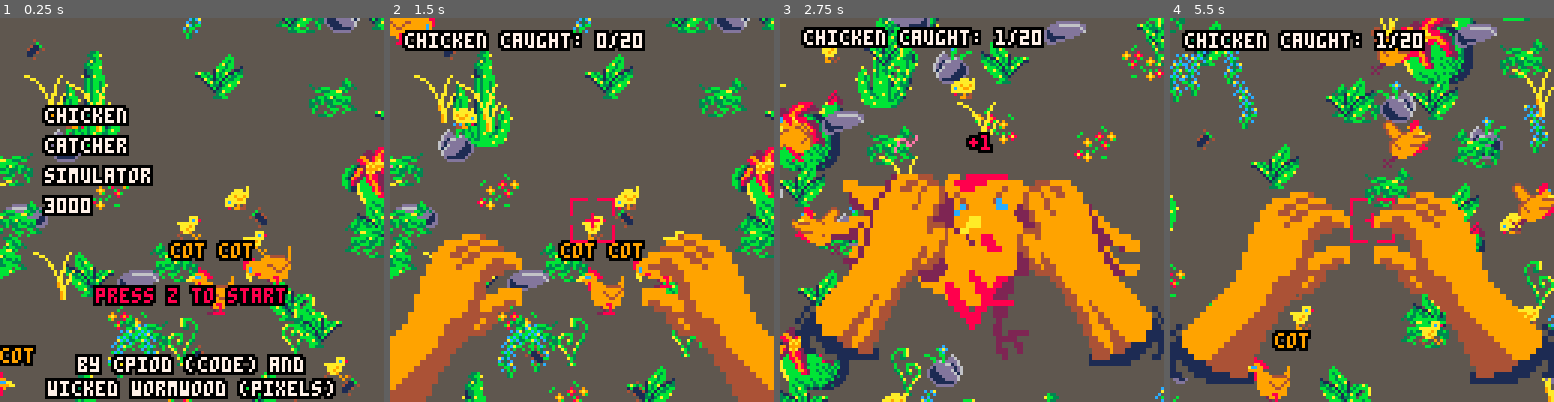
Above: before the commit, frames 1-4 (left to right).
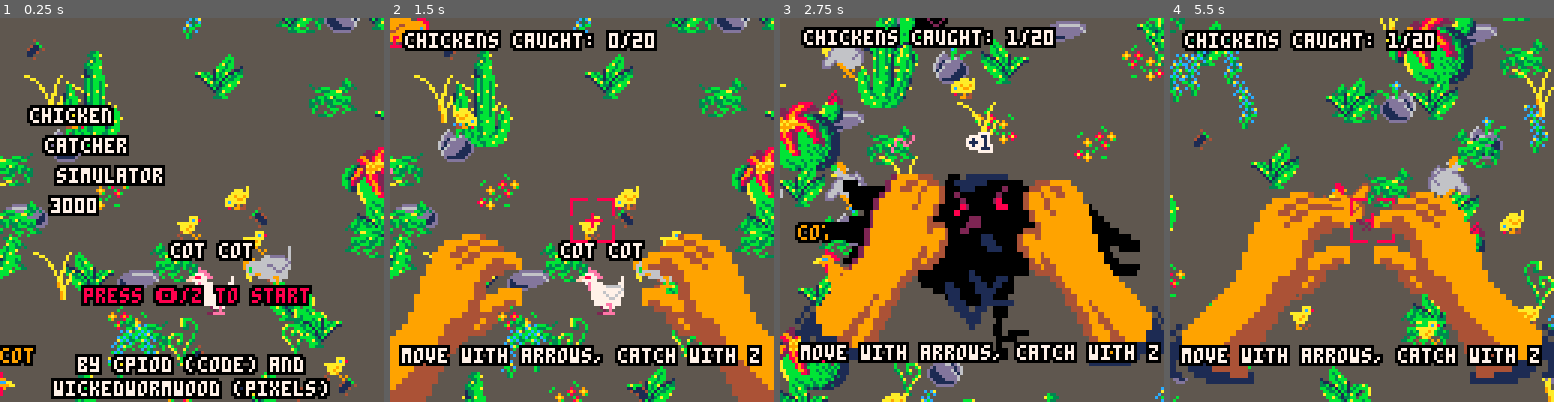
Above: after the commit, the same moments.

Repository: cpiod/ChickenCatcherSimulator3000
Game: PICO-8 cartridge chicken.p8
The game is run twice, just before and just after one commit, with the same random seed, the same clock (stepped at 60 frames per second) and the same inputs.
Inputs:
- Up to frame 1 (0.25 s): no input
- Up to frame 2 (1.5 s): tap O (Z key) at 0.7 s
- Up to frame 3 (2.75 s): hold Right 1.6-2.1 s; tap O (Z key) at 1.7, 2.1, 2.5 s; hold Up 2.15-2.42 s; hold Right from 2.47 s (still down)
- Up to frame 4 (5.5 s): tap O (Z key) every 0.4 s from 2.9 to 5.3 s; release Right at 3.03 s; hold Left 3.08-3.58 s; hold Down 3.63-3.97 s; hold Right 4.02-4.68 s; hold Up 4.73-5.03 s; hold Left from 5.08 s (still down)

The runs differ from the first frame. In frame 1, 6.8% of the frame differs, in the area x 0-94%, y 17-100%; in frame 2, 7.8%; in frame 3, 20%, in the area x 0-100%, y 0-90%; in frame 4, 10%.

Commit message:
SFX + new colors

Diff:
--- a/chicken.p8
+++ b/chicken.p8
@@ -1,12 +1,18 @@
 pico-8 cartridge // http://www.pico-8.com
 version 18
 __lua__
+-- chicken catcher simulator 3000
+-- by cpiod and wickedwormwodd
+
 function _init()
 -- state: 0=menu
 -- 1=game
 -- 2=capturing
 -- 3=captured
  s=0
+-- music(0)
+ tmsg=0
+ sounddone=false
  score=0
  nbchick=20
  camx=sizex
@@ -20,8 +26,9 @@
  camx=sizex/2-64
  camy=sizey/2-64
  animation={{8,6,40},{10,12},{6},{36,40},{42,44}}
- speed={4,5,1,3,3}
+ speed={4,5,1,5,5}
  chick={}
+ ccolor={1,1,1,1,1,2,3,4,5,5,5}
  plants={}
  plantsbig={}
  insects={}
@@ -50,7 +57,7 @@
   vy=rnd(vx/2)
   if(rnd()<.5) vx=-vx
   if(rnd()<.5) vy=-vy
-  add(chick,{x=m+rnd(sizex-2*m-16),y=m+rnd(sizey-2*m-16),vx=vx,vy=vy,s=1+flr(rnd(3)),t=rnd(3),t0=rnd()})
+  add(chick,{x=m+rnd(sizex-2*m-16),y=m+rnd(sizey-2*m-16),vx=vx,vy=vy,s=1+flr(rnd(3)),t=rnd(3),t0=rnd(),c=rnd_state(ccolor)})
  end
 end
 
@@ -58,7 +65,7 @@
  for i=#t,2,-1 do
   done=true
   for j=1,i-1 do
-   if t[j+1].y<t[j].y then
+   if t[j+1].y+t[j+1].l*8<t[j].y+t[j].l*8 then
     t[j+1],t[j]=t[j],t[j+1]
     done=false
    end
@@ -70,7 +77,10 @@
 function _update60()
 	if s==0 then
 	 -- title
-	 if(btnp(🅾️)) s=1
+	 if btnp(🅾️) then
+	  s=1
+	  tmsg=t()+5
+	 end
 	elseif s==1 then
 	 if btnp(🅾️) then
 	  if #chick==0 then
@@ -104,9 +114,11 @@
   c=chk_capture()
   if c!=nil then
    del(chick,c)
+   captured=c
    score+=1
    s=3
    ts=t()+1
+   sfx(0)
   else
    hand_xo=0
    hand_yo=0
@@ -129,10 +141,10 @@
    c.y+=c.vy
   elseif c.s==4 then
    c.x+=3*c.vx
-   c.x+=3*c.vy
+   c.y+=3*c.vy
   elseif c.s==5 then
    c.x+=5*c.vx
-   c.x+=5*c.vy
+   c.y+=8*c.vy
   end
 
   if c.x<m then
@@ -154,6 +166,13 @@
 
 function _draw()
 	cls(5)
+	if #chick>0 and rnd()>.99 then
+	 if	rnd()<.5 then
+	  sfx(1)
+	 else
+	  sfx(2)
+	 end
+	end
 	if s==3 then
  	camera(camx+rnd(6)-3,camy+rnd(6)-3)
  else
@@ -171,9 +190,11 @@
 
 	-- chickens
 	for c in all(chick) do
+	 set_color(c.c)
 	 spr(anim(c.s,c.t0),c.x,c.y,2,2,c.vx>0)
 	 if(c.s==3) niceprint(sounds[1],c.x-5,c.y-8,9,0)
 	end
+ pal()
 
 	if s==3 then
  	camera(rnd(6)-3,rnd(6)-3)
@@ -192,31 +213,87 @@
 
 	if s==3 then -- hands with chicken
 	 sspr(16,64,72,32,0,hand_y+70+abs(5*sin(.05*t())),128,64)
+	 set_color(captured.c)
+	 sspr(0,96,72,32,0,hand_y+70+abs(5*sin(.05*t())),128,64)
 	 niceprint("+1",nil,40,8,0)
+	 pal()
 	end
 
 	-- score
 	if s==1 or s==2 or s==3 then
-	 niceprint("chicken caught: "..score.."/"..nbchick,5,5,7,0)
+	 niceprint("chickens caught: "..score.."/"..nbchick,5,5,7,0)
 	end
 
 	if #chick==0 and s!=3 then
+	 if(not sounddone) sfx(3) sounddone=true
 	 niceprint("well done.",nil,30,8,0)
-	 niceprint("there's no more chicken",nil,37,8,0)
+	 niceprint("there are no more chickens",nil,37,8,0)
 	 niceprint("on earth...",nil,44,8,0)
-	 niceprint("press z to restart",nil,58,8,0)
+	 niceprint("press 🅾️/z to restart",nil,58,8,0)
+	end
+
+	if s!=0 and t()<tmsg then
+	niceprint("move with arrows, catch with z",nil,110,7,0)
 	end
 
 	if s==0 then -- title
 	 local space=10
-	 niceprint("chicken",15,30,7,0)
-	 niceprint("catcher",15,30+space,7,0)
-	 niceprint("simulator",15,30+2*space,7,0)
-	 niceprint("3000",15,30+3*space,7,0)
-	 niceprint("press z to start",nil,90,t()%1>.5 and 7 or 8,0)
+	 niceprint("chicken",15+sin(t())*5,30,7,0)
+	 niceprint("catcher",15+sin(t()+.2)*5,30+space,7,0)
+	 niceprint("simulator",15+sin(t()+.4)*5,30+2*space,7,0)
+	 niceprint("3000",15+sin(t()+.6)*5,30+3*space,7,0)
+	 niceprint("press 🅾️/z to start",nil,90,t()%1>.5 and 7 or 8,0)
 	 niceprint("by cpiod (code) and",nil,113,7,0)
-	 niceprint("wicked wormwood (pixels)",nil,121,7,0)
-	end
+	 niceprint("wickedwormwood (pixels)",nil,121,7,0)
+	end
+end
+
+function set_color(c)
+ if c==1 then
+  pal()
+ elseif c==2 then
+	 -- albinos
+	 pal()
+	 pal(9,7)
+	 pal(4,6)
+	 pal(12,8)
+	 pal(8,14)
+	 pal(10,15)
+
+ elseif c==3 then
+ -- glas
+  pal()
+  pal(9,11)
+  pal(4,3)
+  pal(12,1)
+	 pal(8,12)
+	 pal(2,1)
+	 pal(10,3)
+
+	elseif c==4 then
+	 -- black
+	 pal()
+  pal(9,0)
+  pal(4,2)
+  pal(12,8)
+	 pal(8,1)
+	 pal(2,0)
+	 pal(10,2)
+	 pal(0,7)
+
+	elseif c==5 then
+		 -- grey
+	 pal()
+  pal(9,6)
+  pal(4,13)
+  pal(12,11)
+	 pal(8,9)
+	 pal(2,4)
+	 pal(10,10)
+
+ end
+
+
 end
 
 function niceprint(s,x,y,c1,c2)
Not shown, changed: 213 lines of the sprite sheet (__gfx__) section of chicken.p8
Not shown, changed: the thumbnail (__label__) section of chicken.p8
Not shown, changed: the music (__music__) section of chicken.p8
Not shown, changed: the sound effects (__sfx__) section of chicken.p8
